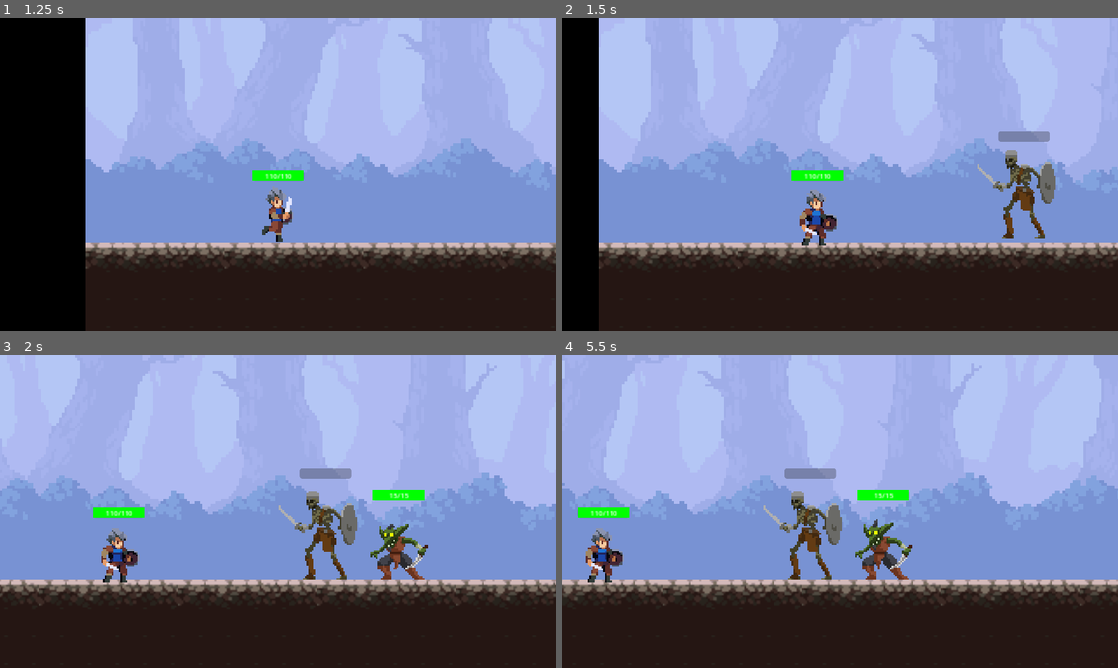
Above: before the commit, frames 1-4 (two rows, left to right).
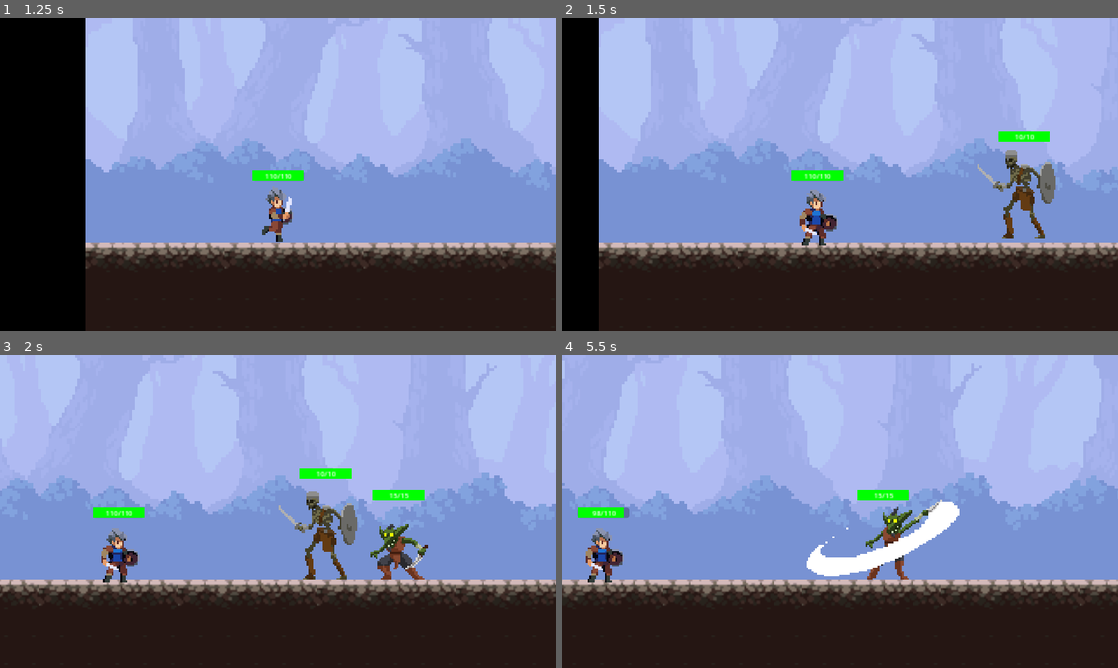
Above: after the commit, the same moments.

Repository: StephenDavid13/Project-T
Game: Godot game, scene res://scenes/main_scenes/level_dungeon.tscn
Same seed, same stepped clock (60 frames per second), same inputs: the game is played once before the commit and once after it.
Inputs:
- Up to frame 1 (1.25 s): hold Right (right) from 0.53 s (still down); tap F (action_use) at 0.6 s
- Up to frame 2 (1.5 s): keep holding Right (right); tap F (action_use) at 1.35 s
- Up to frame 3 (2 s): keep holding Right (right)
- Up to frame 4 (5.5 s): release Right (right) at 2.03 s; hold A (left) 2.03-2.78 s; tap F (action_use) at 2.1, 2.85, 3.6, 5.1 s; hold Right (right) 2.78-4.25 s; click "Attack" at 4.25 s; hold A (left) from 5.03 s (still down)

Frame 1 is identical in both runs. In frame 2, 0.3% of the frame differs, in the area x 78-88%, y 36-40%; in frame 3, 0.3%; in frame 4, 4.2%, in the area x 5-72%, y 36-72%.
Error before the commit: Invalid call. Nonexistent function 'turn_start' in base 'Node2D'. (res://scripts/TurnManager.gd:106)

Commit message:
Attack done #8

Diff:
--- a/project.godot
+++ b/project.godot
@@ -14,6 +14,10 @@
 run/main_scene="res://scenes/main_scenes/level_dungeon.tscn"
 config/features=PackedStringArray("4.2", "Mobile")
 config/icon="res://icon.svg"
+
+[autoload]
+
+GameState="*res://scripts/GameState.gd"
 
 [display]
 
--- a/scenes/subscenes/enemies/enemy_skeleton.tscn
+++ b/scenes/subscenes/enemies/enemy_skeleton.tscn
@@ -1,7 +1,8 @@
-[gd_scene load_steps=19 format=3 uid="uid://4oheacd0k85c"]
+[gd_scene load_steps=20 format=3 uid="uid://4oheacd0k85c"]
 
 [ext_resource type="Texture2D" uid="uid://cy8nlikvufggk" path="res://assets/enemies/Skeleton/Attack.png" id="1_6gng3"]
 [ext_resource type="Texture2D" uid="uid://ldrroy55w3fx" path="res://assets/enemies/Skeleton/Walk.png" id="1_8177g"]
+[ext_resource type="Script" path="res://scripts/Enemies.gd" id="1_i6w4i"]
 [ext_resource type="PackedScene" uid="uid://gd0x4e5atisk" path="res://scripts/stats_component.tscn" id="3_qospy"]
 [ext_resource type="PackedScene" uid="uid://cbigfu4dtndpr" path="res://scenes/subscenes/props/health_bar.tscn" id="4_a8ery"]
 
@@ -106,6 +107,7 @@
 size = Vector2(113, 204)
 
 [node name="enemy_skeleton" type="Node2D"]
+script = ExtResource("1_i6w4i")
 
 [node name="RigidBody2D" type="RigidBody2D" parent="."]
 texture_filter = 1
@@ -134,3 +136,5 @@
 offset_top = -141.0
 offset_right = 56.0
 offset_bottom = -101.0
+
+[connection signal="child_exiting_tree" from="." to="." method="_on_child_exiting_tree"]
--- a/scenes/subscenes/main_character/main_character.gd
+++ b/scenes/subscenes/main_character/main_character.gd
@@ -1,6 +1,8 @@
 extends CharacterBody2D
 
 @onready var main_char = $AnimatedSprite2D
+@onready var statsheet = $StatsComponent
+@onready var health_bar = $HealthBar
 
 const SPEED = 300.0
 const JUMP_VELOCITY = -400.0
@@ -10,14 +12,16 @@
 
 var max_health :int
 var current_health : int
-var health_bar: Control
 
 var gravity = ProjectSettings.get_setting("physics/2d/default_gravity")
 
+var rng_generator = RandomNumberGenerator.new()
+
 func _ready():
-	max_health = $StatsComponent.VITALITY
-	current_health = $StatsComponent.VITALITY
-	health_bar = $HealthBar
+	set_max_health_gamestate()
+	max_health = statsheet.VITALITY
+	current_health = GameState.player_current_health
+
 	update_health_bar()
 
 func _physics_process(delta):
@@ -41,7 +45,6 @@
 		var isLeft = velocity.x < 0
 		main_char.flip_h = isLeft
 	elif did_attack :
-		print("ATTACKING")
 		main_char.play("attack")
 	else:
 		velocity.x = 0
@@ -59,6 +62,7 @@
 
 func take_damage(damage: int):
 	current_health -= damage
+	GameState.player_current_health = current_health
 	if current_health < 0:
 		current_health = 0
 	update_health_bar()
@@ -66,6 +70,15 @@
 func update_health_bar():
 	health_bar.update_health(current_health, max_health)
 
+func set_max_health_gamestate():
+	GameState.player_max_health = max_health
+
+	if GameState.player_current_health == 0:
+		GameState.player_current_health = statsheet.VITALITY
+		print(GameState.player_current_health)
 
 func _on_attack():
 	did_attack = true
+	var damage = ceil((statsheet.STRENGTH * randi_range(0, (statsheet.STRENGTH/2))) + (statsheet.STRENGTH / 2))
+	print("Player attacked with ", damage)
+	$"../TurnManager".get_frontmost_mob().take_damage(damage)
--- a/scenes/subscenes/props/health_bar.gd
+++ b/scenes/subscenes/props/health_bar.gd
@@ -12,5 +12,4 @@
 func update_health(current_health: int, max_health: int):
 	health_bar.value = current_health
 	health_bar.max_value = max_health
-	print(health_bar.max_value)
 	health_label.text = "%d/%d" % [current_health, max_health]
--- a/scripts/Enemies.gd
+++ b/scripts/Enemies.gd
@@ -1,11 +1,15 @@
 extends Node2D
 
 @onready var enemy_animation = $RigidBody2D/AnimatedSprite2D
+@onready var statsheet = $StatsComponent
+@onready var health_bar = $HealthBar
+
 @export var default_animation = "default"
 
 var max_health :int
 var current_health : int
-var health_bar: Control
+
+signal on_dead()
 
 func _ready():
 	# Connect the animation_finished signal
@@ -16,8 +20,10 @@
 	enemy_animation.animation_finished.connect(self._on_animation_finished)
 
 func turn_start():
-	print("Enemy Turn")
 	enemy_animation.play("attack")
+	var damage = ceil((statsheet.STRENGTH * randi_range(0, (statsheet.STRENGTH/2))) + (statsheet.STRENGTH / 2))
+	$"../../TurnManager".char_take_damage(damage)
+	print("Monster attacked with ", damage)
 
 func _on_animation_finished():
 	# This function is called when the animation finishes
@@ -29,5 +35,12 @@
 	# Notify the TurnManager that this enemy's turn is finished
 	await $"../../TurnManager".start_next_turn()
 
+func take_damage(damage: int):
+	current_health -= damage
+	update_health_bar()
+	if current_health <= 0:
+		on_dead.emit()
+		queue_free()  # Remove mob when health is zero
+
 func update_health_bar():
 	health_bar.update_health(current_health, max_health)
--- /dev/null
+++ b/scripts/GameState.gd
@@ -0,0 +1,7 @@
+extends Node
+
+# Define your stats here
+var player_max_health : int
+var player_current_health : int
+
+# Other game state data can be added here
--- a/scripts/StatsComponent.gd
+++ b/scripts/StatsComponent.gd
@@ -3,7 +3,7 @@
 
 @export var NAME := 'Player'
 @export var VITALITY := 100
-@export var STRENGTH := 5
+@export var STRENGTH := 10
 @export var INTELLIGENCE := 15
 @export var SPEED := 50
 @export var EXPERIENCE := 0
--- a/scripts/TurnManager.gd
+++ b/scripts/TurnManager.gd
@@ -9,6 +9,7 @@
 var turn_queue = []
 var initial_turn_order = []
 var alive_characters = []
+var mobs = []
 
 func _ready():
 	# Initialize player and enemies
@@ -19,14 +20,19 @@
 	if not startBattle:
 		startBattle = true
 		await get_tree().create_timer(1.5).timeout
+		mobs.append_array(enemies.get_children())
+
+		# Connect the died signal for each mob
+		for mob in mobs:
+			if(mob.has_signal("on_dead")):
+				mob.on_dead.connect(_on_mob_died.bind(mob))
 		determine_turn_order()
 		call_deferred("start_next_turn")
 
 func determine_turn_order():
 	# Collect all characters (player and enemies) into a single array
 	var all_characters = [player]
-	all_characters.append_array(enemies.get_children())
-	print(enemies.get_children())
+	all_characters.append_array(mobs)
 
 	# Sort characters by speed in descending order
 	all_characters.sort_custom(compare_speed)
@@ -84,23 +90,49 @@
 	# Remove character from turn_queue if present
 	turn_queue.erase(character)
 	# Optionally, check if battle should end (all enemies or player dead)
+	if character != player:
+		mobs.erase(character)
 	if character == player:
 		print("Player has died. Battle over.")
 		startBattle = false
 	elif alive_characters.size() == 1 and alive_characters[0] == player:
 		print("All enemies defeated. Battle won!")
 		startBattle = false
+		$"..".finishingBattle()
 	elif alive_characters.size() == 0:
 		print("All characters are dead. Battle over.")
 		startBattle = false
 
 func start_player_turn():
 	current_turn = TurnState.PLAYER_TURN
-	print("Player's Turn")
 	# Enable player input or other turn-specific logic
 	player.turn_start()
 
 func start_enemy_turn(enemy):
 	current_turn = TurnState.ENEMY_TURN
-	# Execute the turn for the enemy
-	enemy.turn_start()
+	# Execute the turn for the enemy if it still exists
+	if enemy and alive_characters.has(enemy):
+		enemy.turn_start()
+	else:
+		# If the enemy does not exist, immediately start the next turn
+		start_next_turn()
+
+func char_take_damage(damage: int):
+	player.take_damage(damage)
+
+func _on_mob_died(mob):
+	print("A mob has died:", mob)
+	character_died(mob)
+
+func get_frontmost_mob():
+	var player_position = player.position
+	var closest_mob = null
+	var min_distance = INF
+
+	for mob in mobs:
+		var distance = abs(mob.position.x - player_position.x)
+		if distance < min_distance:
+			min_distance = distance
+			closest_mob = mob
+
+	return closest_mob
--- a/scripts/battle_game_manager.gd
+++ b/scripts/battle_game_manager.gd
@@ -8,6 +8,8 @@
 @onready var enemy_spawn_3 = $"enemies_spawn/enemy_spawn_3"
 @onready var enemy_spawn_4 = $"enemies_spawn/enemy_spawn_4"
 @onready var turnManager = $TurnManager
+
+@onready var player_current_health : int
 
 var mob1 : Node2D
 var mob2 : Node2D
@@ -63,3 +65,6 @@
 			mob = preload("res://scenes/subscenes/enemies/enemy_goblin.tscn").instantiate()
 	mob.position = spawn_position
 	enemies.call_deferred("add_child", mob)
+
+func set_player_health(current_health):
+	player_current_health = current_health
--- a/scripts/playerSelection.gd
+++ b/scripts/playerSelection.gd
@@ -10,7 +10,6 @@
 	$VBoxContainer/healBtn.pressed.connect(self._on_heal_button_pressed)
 
 func _on_attack_button_pressed():
-	print("Attack action selected")
 	is_player_turn = false
 	character._on_attack()
 	update_button_state()
